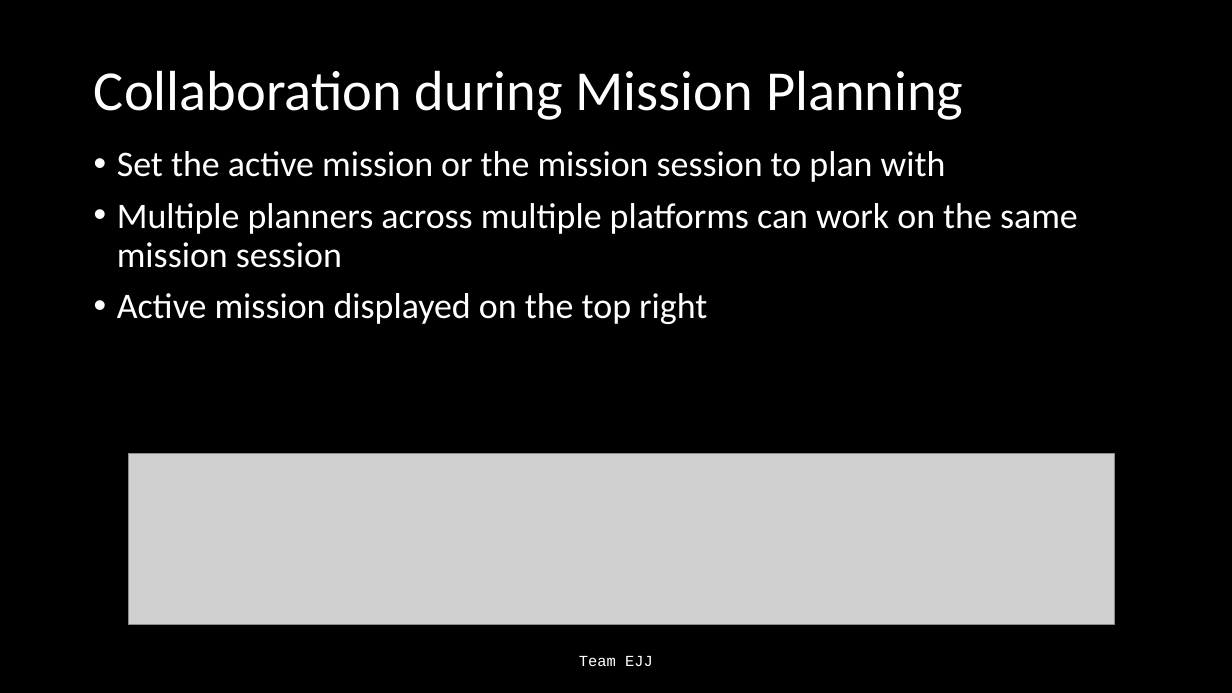
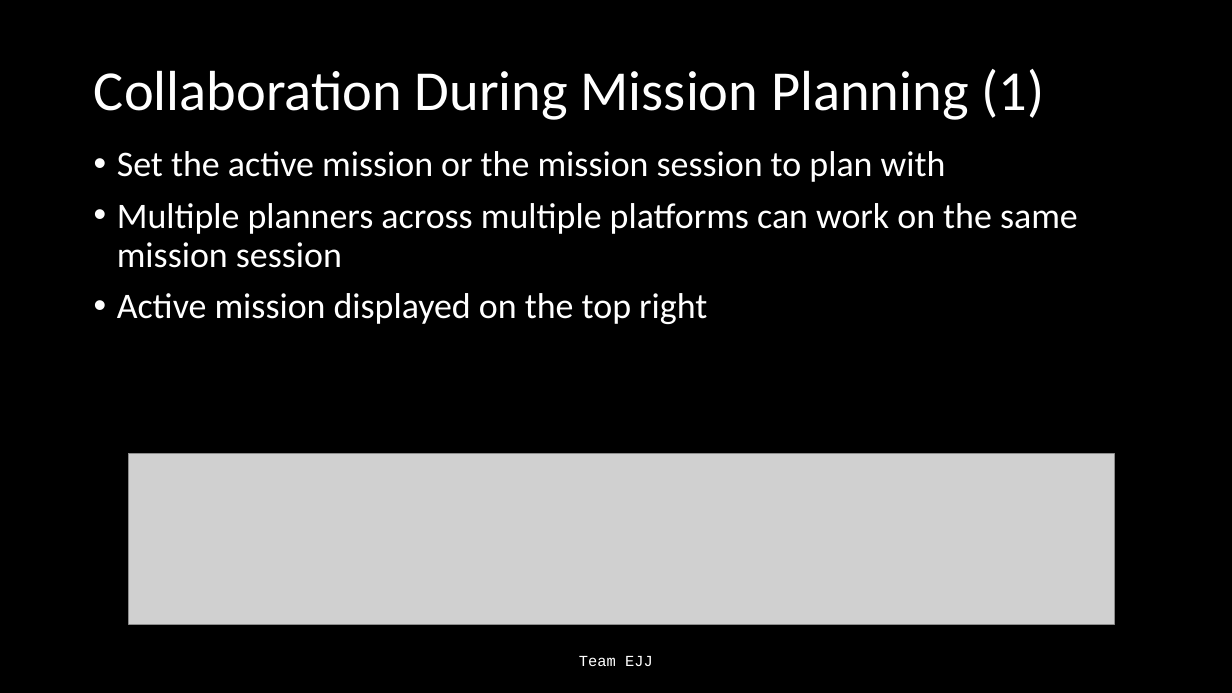
Before and after one commit to Jonathan805/RestrictedPlanning, a slide deck: slide 16 of TeamEJJ.pptx (slide 17 before the commit). Drawn at 1232x693 pixels with LibreOffice and Linux fonts; fonts in the diff are those of the drawing; grey boxes stand for pictures. Boxes give left, top, right and bottom in pixels: in the first picture for what was removed or moved away, otherwise in the second. Text is boxed around its words. In the diff, an @@ line names an element or a change of style, - is before the commit and + after.

Commit message:
minor ppt updates

```diff
--- a/TeamEJJ.pptx
+++ b/TeamEJJ.pptx
@@ title at <box>94,69,1044,120</box>: text changed @@
-Collaboration during Mission Planning
+Collaboration During Mission Planning (1)
```
Also in this commit, not shown: 3 other slides changed, 2 slides removed.
